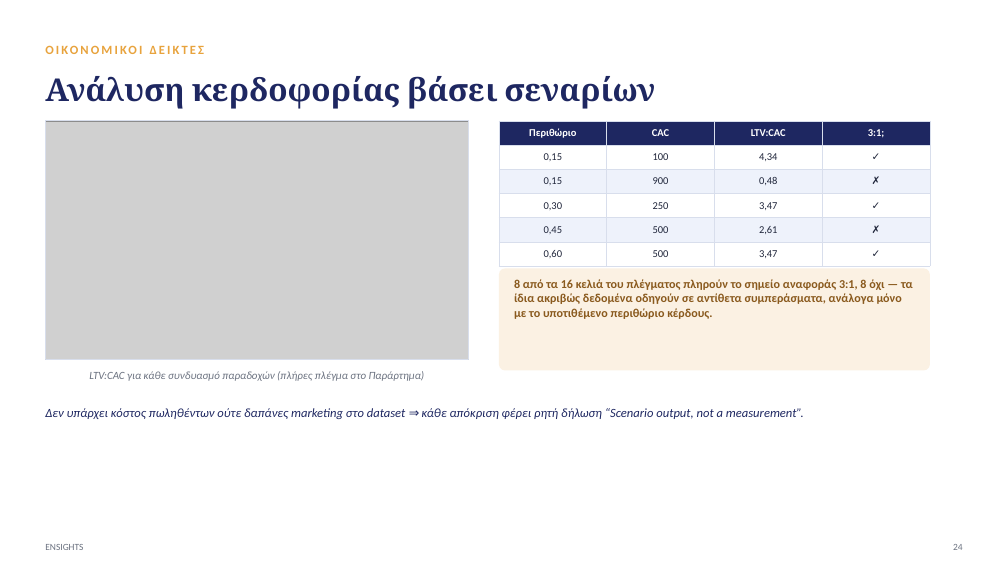
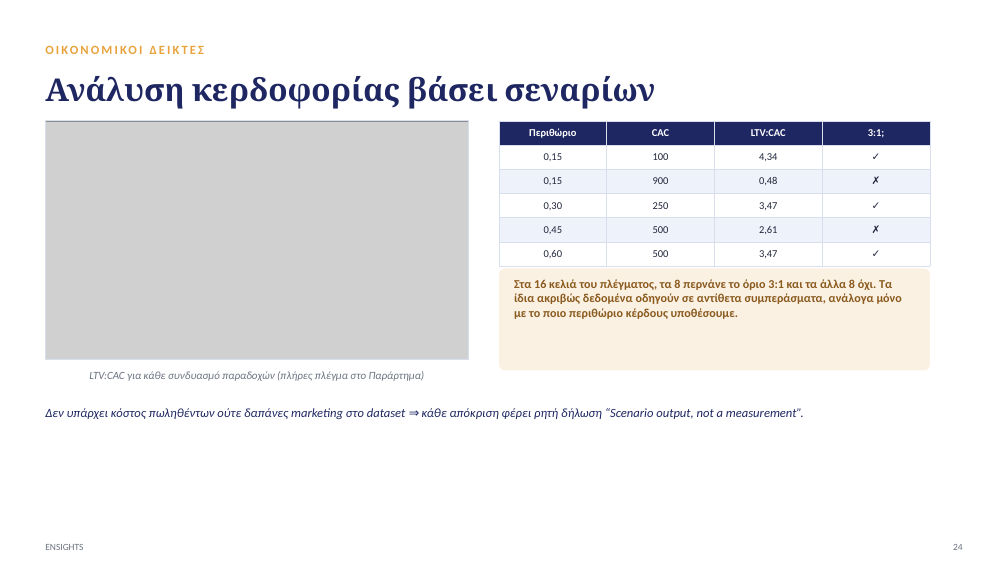
Before and after one commit to xrhstosmour/ensights, a slide deck: slide 25 of ensights-thesis-defense.pptx. Drawn at 1008x567 pixels with LibreOffice and Linux fonts; fonts in the diff are those of the drawing; grey boxes stand for pictures. Boxes give left, top, right and bottom in pixels: in the first picture for what was removed or moved away, otherwise in the second. Text is boxed around its words. In the diff, an @@ line names an element or a change of style, - is before the commit and + after.

```diff
--- a/ensights-thesis-defense.pptx
+++ b/ensights-thesis-defense.pptx
@@ text at (514, 279, 902, 319): text changed @@
-8 από τα 16 κελιά του πλέγματος πληρούν το σημείο αναφοράς 3:1, 8 όχι — τα ίδια ακριβώς δεδομένα οδηγούν σε αντίθετα συμπεράσματα, ανάλογα μόνο με το υποτιθέμενο περιθώριο κέρδους.
+Στα 16 κελιά του πλέγματος, τα 8 περνάνε το όριο 3:1 και τα άλλα 8 όχι. Τα ίδια ακριβώς δεδομένα οδηγούν σε αντίθετα συμπεράσματα, ανάλογα μόνο με το ποιο περιθώριο κέρδους υποθέσουμε.
```
Also in this commit, not shown: 31 other slides changed.
